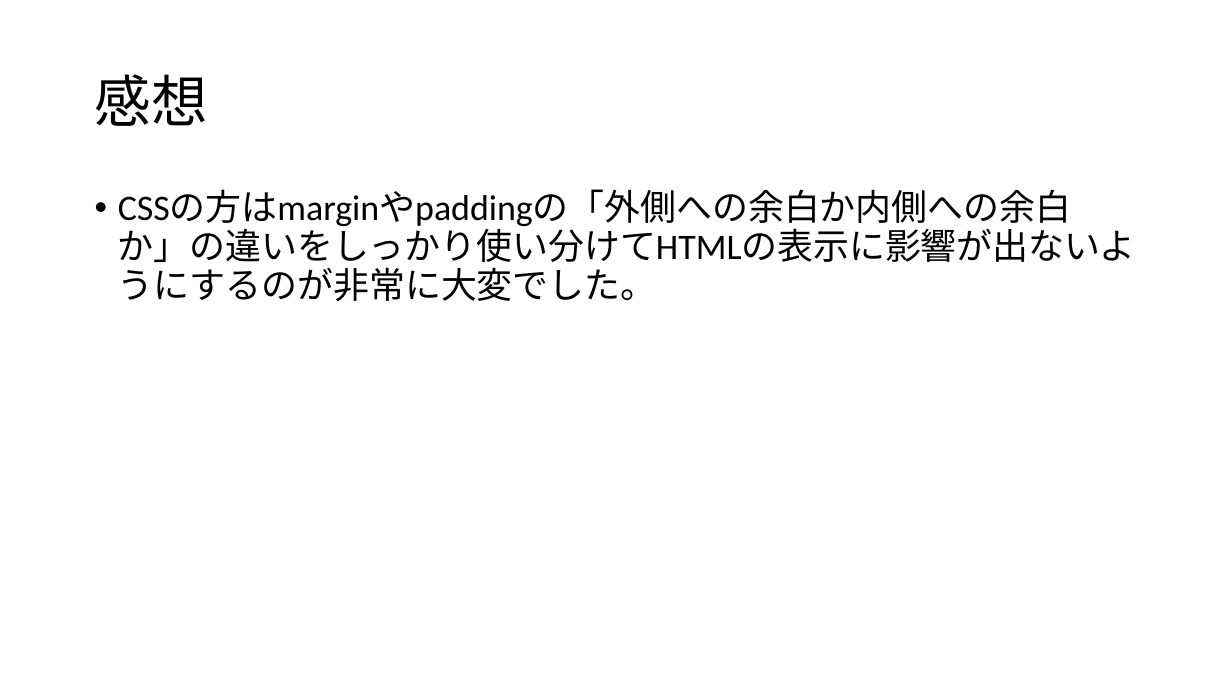
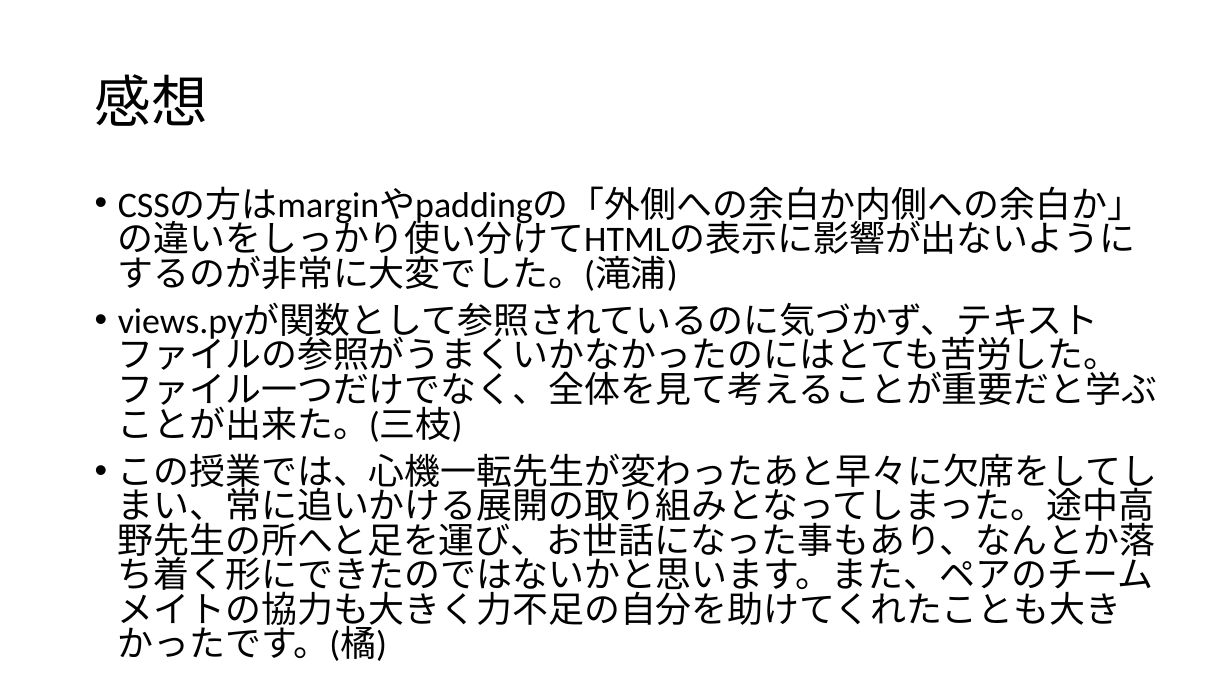
Before and after one commit to YT6052/omikuji, a slide deck: slide 7 of OmikujiPowerpoint.pptx. Drawn at 1232x693 pixels with LibreOffice and Linux fonts; fonts in the diff are those of the drawing. Boxes give left, top, right and bottom in pixels: in the first picture for what was removed or moved away, otherwise in the second. Text is boxed around its words. In the diff, an @@ line names an element or a change of style, - is before the commit and + after.

```diff
--- a/OmikujiPowerpoint.pptx
+++ b/OmikujiPowerpoint.pptx
@@ text at (x1=118, y1=187, x2=1158, y2=632): text changed @@
-• CSSの方はmarginやpaddingの「外側への余白か内側への余白か」の違いをしっかり使い分けてHTMLの表示に影響が出ないようにするのが非常に大変でした。
+• CSSの方はmarginやpaddingの「外側への余白か内側への余白か」の違いをしっかり使い分けてHTMLの表示に影響が出ないようにするのが非常に大変でした。(滝浦)
+• views.pyが関数として参照されているのに気づかず、テキストファイルの参照がうまくいかなかったのにはとても苦労した。ファイル一つだけでなく、全体を見て考えることが重要だと学ぶことが出来た。(三枝)
+• この授業では、心機一転先生が変わったあと早々に欠席をしてしまい、常に追いかける展開の取り組みとなってしまった。途中高野先生の所へと足を運び、お世話になった事もあり、なんとか落ち着く形にできたのではないかと思います。また、ペアのチームメイトの協力も大きく力不足の自分を助けてくれたことも大きかったです。(橘)
```
Also in this commit, not shown: 1 other slide changed.
